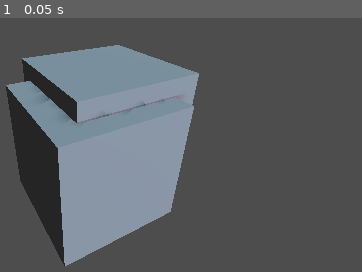
Above: before the commit, frame 1.
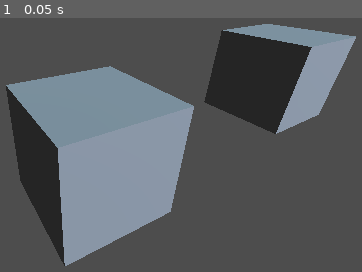
Above: after the commit, the same moment.

Repository: meyerAurelius/grant-proposal
Game: Godot game, scene res://main.tscn
The game is run twice, just before and just after one commit, with the same random seed, the same clock (stepped at 60 frames per second) and the same inputs.
Inputs:
- Up to frame 1 (0.05 s): no input

The runs differ from the first frame. In frame 1, 18% of the frame differs, in the area x 6-99%, y 2-46%.

Commit message:
changing the postition of the cube for testing.

Diff:
--- a/virtual-lab/main.tscn
+++ b/virtual-lab/main.tscn
@@ -31,7 +31,7 @@
 far = 100.0
 
 [node name="CSGBox3D2" type="CSGBox3D" parent="WorldEnvironment"]
-transform = Transform3D(1, 0, 0, 0, 1, 0, 0, 0, 1, 0.20381427, 0.1433028, -0.16935647)
+transform = Transform3D(1, 0, 0, 0, 1, 0, 0, 0, 1, 2.7973523, 0.1433028, -0.16935647)
 gi_mode = 2
 
 [node name="CSGBox3D" type="CSGBox3D" parent="WorldEnvironment"]
